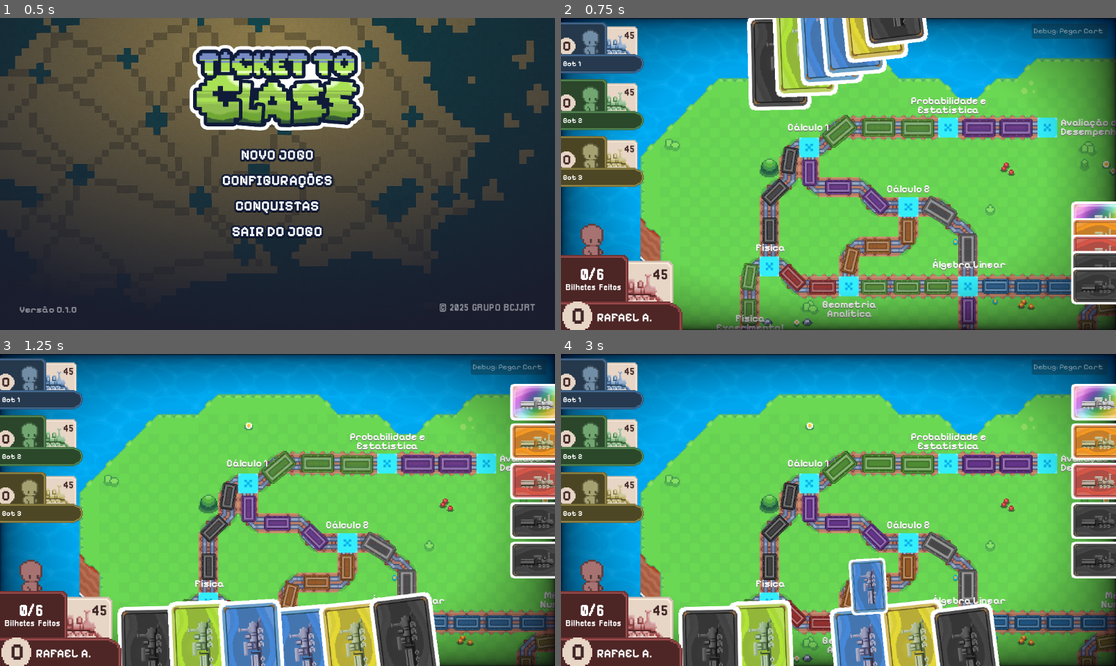
Above: before the commit, frames 1-4 (two rows, left to right).
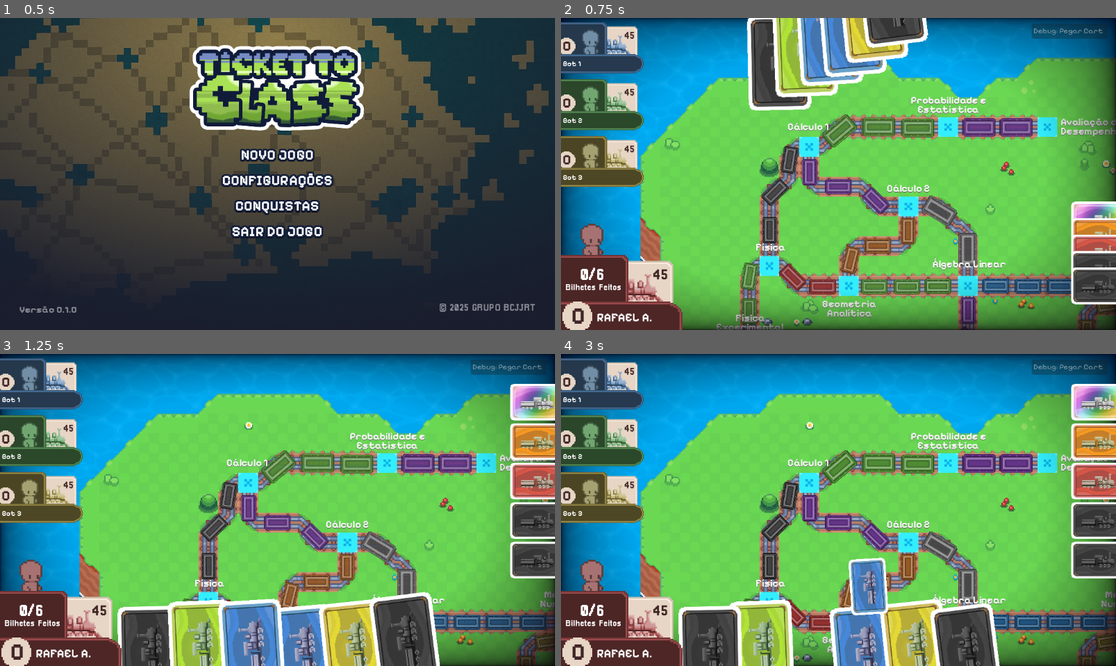
Above: after the commit, the same moments.

Repository: rafaamparo/ticket-to-ride-es2
Game: Godot game, scene res://scenes/main_menu.tscn
The game is run twice, just before and just after one commit, with the same random seed, the same clock (stepped at 60 frames per second) and the same inputs.
Inputs (mouse positions are in pixels of both pictures, inside the frame that each line leads up to):
- Up to frame 1 (0.5 s): no input
- Up to frame 2 (0.75 s): tap Enter at 0.5 s; drag from (838, 155) to (894, 105) at 0.52 s
- Up to frame 3 (1.25 s): no input
- Up to frame 4 (3 s): tap Space at 1.25 s; drag from (710, 653) to (866, 653) at 1.27 s; move the mouse to (760, 647) at 2.02 s; click (760, 647) at 2.17 s; drag from (810, 647) to (977, 463) at 2.77 s

Frame 1 is identical in both runs. In frame 2, 4.9% of the frame differs, in the area x 2-100%, y 0-100%; in frame 3, 3.8%; in frame 4, 4.1%.

Commit message:
feat: Primeiros testes do sistema de câmera para captura de rotas

Diff:
--- a/game_assets/classes/jogador.gd
+++ b/game_assets/classes/jogador.gd
@@ -43,3 +43,40 @@
 	if (obterCoringas):
 		cartas_mesma_cor.sort_custom(custom_sort_func)
 	return cartas_mesma_cor
+
+
+func capturarRotaBot(trilha_selecionada: TrilhaVagao, camera: Camera2D, gerenciadorDeFluxoRef: GerenciadorDeFluxo) -> void:
+	if (!isBot): return;
+
+	if trilha_selecionada and not trilha_selecionada.vagoes_array.is_empty():
+		var vagoes = trilha_selecionada.vagoes_array
+		var middle_vagao = vagoes[int(vagoes.size() / 2)]
+
+		if camera and camera.has_method("tween_to"):
+			# This value is from player_camera.gd. It's not ideal to have it here,
+			# but it's needed to correctly calculate the camera's target position.
+			var system_offset := Vector2(576.0, 324.0)
+			var correction = -system_offset / camera.zoom.x
+			var target_position = middle_vagao.global_position + correction
+
+			# The last parameter is the zoom level. 1.5 means 1.5x zoom.
+			await camera.tween_to(target_position, 1.0)
+
+			var cena_carta = preload("res://game_assets/game_scene/object_scenes/game_card_scene.tscn")
+			var carta_instance = cena_carta.instantiate()
+			carta_instance.card_index = 7
+			carta_instance.position =  Vector2(middle_vagao.global_position[0] - 450, 200) # Adjust position above the middle vagao
+			carta_instance.scale = Vector2(0.9, 0.9) # Adjust scale for visibility
+			carta_instance.z_index = 1000 # Ensure it appears above
+
+			# Add the card instance to the scene tree
+			gerenciadorDeFluxoRef.add_child(carta_instance)
+
+			# animate the card going to the middle vagao, then, after the animation, reduce the card size to 0 and remove it
+			var tween = carta_instance.create_tween()
+			tween.set_ease(Tween.EASE_IN)
+			tween.set_parallel(true)
+			tween.tween_property(carta_instance, "position", middle_vagao.global_position + Vector2(0, -20), 0.5)
+			tween.tween_property(carta_instance, "scale", Vector2(0, 0), 0.75).finished.connect(func():
+				carta_instance.queue_free()
+			)
--- a/game_assets/game_scene/object_scenes/game_card.gd
+++ b/game_assets/game_scene/object_scenes/game_card.gd
@@ -29,7 +29,8 @@
 	pass
 
 func conectarDetectoresDeMovimento() -> void:
-	get_parent().connect_card_signals(self)
+	if (get_parent().has_method("connect_card_signals")):
+		get_parent().connect_card_signals(self)
 
 func desconectarDetectoresDeMovimento() -> void:
 	get_parent().disconnect_card_signals(self)
--- a/game_assets/game_scene/object_scenes/player_camera.gd
+++ b/game_assets/game_scene/object_scenes/player_camera.gd
@@ -4,7 +4,7 @@
 # SYSTEM_OFFSET is the observed error in the view when zoom is 1.0.
 # For example, if view is shifted left by 576 and up by 325, error is (-576, -325).
 # The correction applied will be -SYSTEM_OFFSET / current_zoom_scalar.
-const SYSTEM_OFFSET := Vector2(576.0, 325.0)
+const SYSTEM_OFFSET := Vector2(576.0, 324.0)
 # .
 # .
 # Zoom parameters
@@ -15,6 +15,7 @@
 
 # Panning parameters
 var is_panning := false
+var is_tweening := false
 
 func _ready() -> void:
 	# Calculate min_zoom_scalar to ensure camera view doesn't exceed map size
@@ -50,6 +51,9 @@
 
 
 func _input(event: InputEvent) -> void:
+	if is_tweening:
+		return
+
 	if event is InputEventMouseButton:
 		# --- Zooming Logic ---
 		if event.is_pressed():
@@ -109,6 +113,9 @@
 
 
 func _process(_delta: float) -> void:
+	if is_tweening:
+		return
+
 	# Clamp camera's global_position to stay within map boundaries
 	var viewport_size = get_viewport_rect().size
 
@@ -128,18 +135,44 @@
 
 	var current_correction_scaled = -SYSTEM_OFFSET / current_zoom_scalar if current_zoom_scalar != 0 else Vector2.ZERO
 	var current_true_logical_center = self.global_position - current_correction_scaled
+
+	# Clamp the camera's position to stay within the map bounds
 	var new_clamped_true_logical_center = current_true_logical_center
-
-	# If view is wider than map (due to aspect ratio and zoom limits), center it on map's X
 	if min_cam_pos_x > max_cam_pos_x:
 		new_clamped_true_logical_center.x = MAP_SIZE.x / 2.0
 	else:
 		new_clamped_true_logical_center.x = clamp(current_true_logical_center.x, min_cam_pos_x, max_cam_pos_x)
 
-	# If view is taller than map, center it on map's Y
 	if min_cam_pos_y > max_cam_pos_y:
 		new_clamped_true_logical_center.y = MAP_SIZE.y / 2.0
 	else:
 		new_clamped_true_logical_center.y = clamp(current_true_logical_center.y, min_cam_pos_y, max_cam_pos_y)
 
 	self.global_position = new_clamped_true_logical_center + current_correction_scaled
+
+func _set_tweening(value: bool) -> void:
+	is_tweening = value
+	# Also disable panning when a tween starts
+	if value:
+		is_panning = false
+
+func tween_to(target_position: Vector2, duration: float, target_zoom_level: float = -1.0):
+	var tween = create_tween()
+	# Make tweens parallel if we are changing zoom
+	if target_zoom_level > 0:
+		tween.set_parallel(true)
+
+	tween.tween_property(self, "global_position", target_position, duration).set_trans(Tween.TRANS_SINE).set_ease(Tween.EASE_IN_OUT)
+
+	if target_zoom_level > 0:
+		var new_clamped_zoom = clamp(target_zoom_level, min_zoom_scalar, max_zoom_scalar)
+		var target_zoom_vec = Vector2(new_clamped_zoom, new_clamped_zoom)
+		tween.tween_property(self, "zoom", target_zoom_vec, duration).set_trans(Tween.TRANS_SINE).set_ease(Tween.EASE_IN_OUT)
+
+	_set_tweening(true)
+	tween.finished.connect(func():
+		if target_zoom_level > 0:
+			current_zoom_scalar = clamp(target_zoom_level, min_zoom_scalar, max_zoom_scalar)
+		_set_tweening(false)
+	)
+	await tween.finished
--- a/scenes/gerenciador_de_trilhas.gd
+++ b/scenes/gerenciador_de_trilhas.gd
@@ -1,10 +1,13 @@
 class_name GerenciadorDeTrilhas extends Node2D
 
-
+var lista_trilhas: Array[TrilhaVagao] = []
 # Called when the node enters the scene tree for the first time.
 func _ready() -> void:
-	pass # Replace with function body.
-
+	for trilha_node in get_children():
+		if trilha_node is TrilhaVagao:
+			var trilha = trilha_node as TrilhaVagao
+			if is_instance_valid(trilha):
+				lista_trilhas.append(trilha)
 
 # Called every frame. 'delta' is the elapsed time since the previous frame.
 func _process(_delta: float) -> void: # Added underscore to delta
--- a/scenes/gui.gd
+++ b/scenes/gui.gd
@@ -21,5 +21,12 @@
 
 func _on_button_pressed() -> void:
 	#card_manager.gerarCartaAleatoria()
+
+	var trilhoSelecionado = $"../GerenciadorDeTrilhas/TrilhaVagao48"
+	var camera = $"../Camera2D"
+	var jogadorSelecionado = $"../GerenciadorDeFluxoJogo".lista_jogadores[2]
+	var gerenciadorDeFluxo = $"../GerenciadorDeFluxoJogo"
+
+	jogadorSelecionado.capturarRotaBot(trilhoSelecionado, camera, gerenciadorDeFluxo)
 	store_manager.adicionarCartaAleatoriaNaLoja()
 	pass # Replace with function body.
--- a/scripts/gerenciador_de_fluxo_jogo.gd
+++ b/scripts/gerenciador_de_fluxo_jogo.gd
@@ -1,4 +1,4 @@
-extends Node
+class_name GerenciadorDeFluxo extends Node
 
 const qtd_jogadores_bot: int = 3
 var lista_jogadores: Array[Jogador] = []
